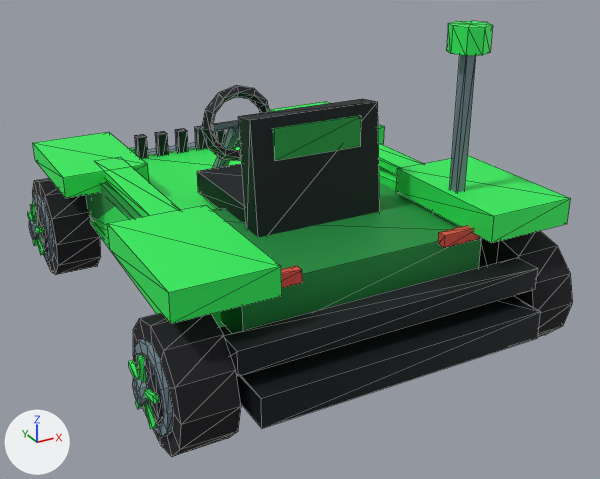
One commit to the glTF model DLC/MarsAttacks/assets/kart/mars-attacks/byron-mars/kart.glb: the scene before it, then after it.
Rendered twice from a 50 mm lens placed at (-2.03, -4.05, 2.37), pointed at (0.1, -0.18, 0.44). Arrows for +X, +Y and +Z are at lower left; the lights stay in place. The first picture is the older version. Mesh edges are drawn as thin lines. Where no turn or scale is listed for an object, it has been applied to the vertices. Vertices at exactly the same position are counted once.

Objects in the first picture: 'chassis', 'wheel-front-left', 'wheel-rear-left', 'wheel-rear-right'.
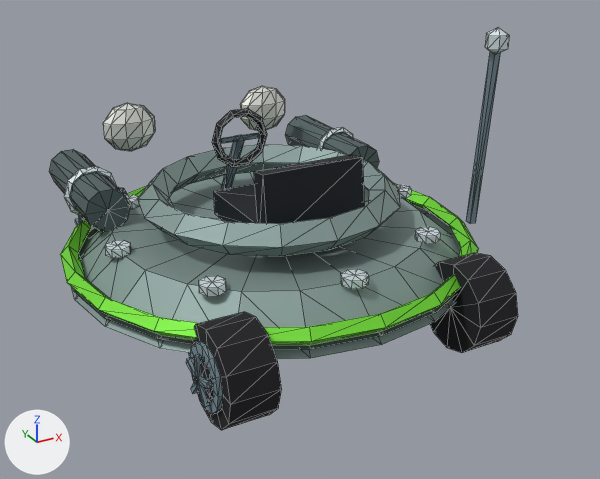
The change, as a diff of the scene's bpy script:
```diff
--- a/DLC/MarsAttacks/assets/kart/mars-attacks/byron-mars/kart.glb.py
+++ b/DLC/MarsAttacks/assets/kart/mars-attacks/byron-mars/kart.glb.py
@@ me_wheel_front_left @@
-me_wheel_front_left.from_pydata(...)  # 132 vertices, 228 faces; spans x -0.221..0.135, y -0.31..0.31, z -0.31..0.31
+me_wheel_front_left.from_pydata(...)  # 113 vertices, 196 faces; spans x -0.182..0.125, y -0.25..0.25, z -0.25..0.25
+# me_wheel_front_left part 1: the loose piece of 26 vertices spanning x -0.135..0.135, y -0.31..0.31, z -0.31..0.31 is rebuilt with 51 vertices and now spans x -0.149..0.125, y -0.25..0.25, z -0.25..0.25
+# me_wheel_front_left part 2: 106 vertices removed from x -0.221..-0.134, y -0.217..0.217, z -0.217..0.217; 32 vertices added at x -0.182..-0.158, y -0.124..0.124, z -0.11..0.053
+# other edits to the shape of me_wheel_front_left do not show in these pictures
 me_wheel_front_left.materials.append(mat_wheel_vertex_colours)
@@ me_wheel_rear_left @@
-me_wheel_rear_left.from_pydata(...)  # 132 vertices, 228 faces; spans x -0.221..0.135, y -0.31..0.31, z -0.31..0.31
+me_wheel_rear_left.from_pydata(...)  # 113 vertices, 196 faces; spans x -0.182..0.125, y -0.25..0.25, z -0.25..0.25
+# me_wheel_rear_left part 3: a new loose piece, a 10-sided cylinder along x spanning x -0.165..-0.14, y -0.107..0.107, z -0.112..0.113, in mat_wheel_vertex_colours
+# me_wheel_rear_left part 4: a new loose piece, a box spanning x -0.182..-0.158, y -0.015..0.015, z 0.0..0.125, in mat_wheel_vertex_colours
+# me_wheel_rear_left part 5: the loose piece of 26 vertices spanning x -0.135..0.135, y -0.31..0.31, z -0.31..0.31 is rebuilt with 51 vertices and now spans x -0.149..0.125, y -0.25..0.25, z -0.25..0.25
+# me_wheel_rear_left part 6: 106 vertices removed from x -0.221..-0.134, y -0.217..0.217, z -0.217..0.217; 32 vertices added at x -0.182..-0.158, y -0.124..0.124, z -0.11..0.053
 me_wheel_rear_left.materials.append(mat_wheel_vertex_colours)
@@ me_wheel_rear_right @@
-me_wheel_rear_right.from_pydata(...)  # 132 vertices, 228 faces; spans x -0.135..0.221, y -0.31..0.31, z -0.31..0.31
+me_wheel_rear_right.from_pydata(...)  # 113 vertices, 196 faces; spans x -0.125..0.182, y -0.25..0.25, z -0.25..0.25
+# me_wheel_rear_right part 7: the loose piece of 26 vertices spanning x -0.135..0.135, y -0.31..0.31, z -0.31..0.31 is rebuilt with 51 vertices and now spans x -0.125..0.149, y -0.25..0.25, z -0.25..0.25
+# other edits to the shape of me_wheel_rear_right do not show in these pictures
 me_wheel_rear_right.materials.append(mat_wheel_vertex_colours)
@@ ob_chassis @@
-ob_chassis = bpy.data.objects.new('chassis', me_chassis)
@@ ob_wheel_front_left @@
 ob_wheel_front_left = bpy.data.objects.new('wheel-front-left', me_wheel_front_left)
-ob_wheel_front_left.location = (-0.96, 1.03, 0.31)
+ob_wheel_front_left.location = (-0.7, 0.98, 0.25)
@@ ob_wheel_rear_left @@
 ob_wheel_rear_left = bpy.data.objects.new('wheel-rear-left', me_wheel_rear_left)
-ob_wheel_rear_left.location = (-0.96, -1.03, 0.31)
+ob_wheel_rear_left.location = (-0.7, -0.98, 0.25)
@@ ob_wheel_rear_right @@
 ob_wheel_rear_right = bpy.data.objects.new('wheel-rear-right', me_wheel_rear_right)
-ob_wheel_rear_right.location = (0.96, -1.03, 0.31)
+ob_wheel_rear_right.location = (0.7, -0.98, 0.25)
@@ ob_identity_saucer_motif_eyes @@
+ob_identity_saucer_motif_eyes = bpy.data.objects.new('identity-saucer-motif-eyes', me_identity_saucer_motif_eyes)  # an icosphere of 80 faces spanning x -0.651..-0.309, y 0.96..1.14, z 0.72..1.04; a UV sphere (8 segments, 4 rings, poles along z) spanning x -0.545..-0.415, y 1.105..1.175, z 0.795..0.965; an icosphere of 80 faces spanning x 0.309..0.651, y 0.96..1.14, z 0.72..1.04; a UV sphere (8 segments, 4 rings, poles along z) spanning x 0.415..0.545, y 1.105..1.175, z 0.795..0.965
+ob_identity_saucer_motif_eyes.location = (0.0, 0.0, 0.0)
@@ ob_identity_saucer_motif_plasma @@
+ob_identity_saucer_motif_plasma = bpy.data.objects.new('identity-saucer-motif-plasma', me_identity_saucer_motif_plasma)  # 160 vertices, 304 faces; spans x -1.02..1.02, y 0.34..1.23, z 0.46..0.78
+ob_identity_saucer_motif_plasma.location = (0.0, 0.0, 0.0)
@@ ob_identity_saucer_motif_antenna @@
+ob_identity_saucer_motif_antenna = bpy.data.objects.new('identity-saucer-motif-antenna', me_identity_saucer_motif_antenna)  # 22 vertices, 36 faces; spans x 0.654..0.766, y -1.049..-0.913, z 0.699..1.715
+ob_identity_saucer_motif_antenna.location = (0.0, 0.0, 0.0)
@@ ob_identity_saucer_driver_cockpit @@
+ob_identity_saucer_driver_cockpit = bpy.data.objects.new('identity-saucer-driver-cockpit', me_identity_saucer_driver_cockpit)  # 80 vertices, 140 faces; spans x -0.3..0.3, y -0.557..0.679, z 0.459..1.086
+ob_identity_saucer_driver_cockpit.location = (0.0, 0.0, 0.0)
@@ ob_identity_saucer_saucer_double_rim @@
+ob_identity_saucer_saucer_double_rim = bpy.data.objects.new('identity-saucer-saucer-double-rim', me_identity_saucer_saucer_double_rim)  # 388 vertices, 704 faces; spans x -1.21..1.21, y -1.21..1.21, z 0.22..0.77
+ob_identity_saucer_saucer_double_rim.location = (0.0, 0.0, 0.0)
```

Where the change shows, as pixel boxes (x1, y1, x2, y2) in the pictures (600 x 479 px):
'chassis', deleted: before (33, 21, 571, 428)
'identity-saucer-saucer-double-rim', added: after (60, 145, 479, 359)
'wheel-rear-left', reshaped, moved (15% narrower, 17% shorter): before (129, 313, 241, 456); after (186, 312, 281, 430)
'wheel-rear-right', reshaped, moved: before (479, 231, 573, 337); after (430, 253, 518, 353)
'identity-saucer-driver-cockpit', added: after (212, 108, 365, 224)
'identity-saucer-motif-plasma', added: after (49, 115, 379, 232)
'wheel-front-left', reshaped, moved (mostly hidden afterwards): before (28, 178, 101, 275); after (75, 188, 127, 225)
'identity-saucer-motif-eyes', added: after (103, 86, 285, 151)
'identity-saucer-motif-antenna', added: after (466, 27, 509, 224)
part 1 of me_wheel_front_left, rebuilt (mostly hidden afterwards): before (32, 178, 101, 275); after (118, 188, 127, 195)
part 2 of me_wheel_front_left, cut back (mostly hidden afterwards): before (28, 195, 54, 261); after (75, 219, 79, 225)
part 3 of me_wheel_rear_left, added: after (192, 356, 213, 402)
part 4 of me_wheel_rear_left, added: after (194, 354, 202, 381)
part 5 of me_wheel_rear_left, rebuilt (14% narrower, 17% shorter): before (133, 313, 241, 456); after (188, 312, 281, 430)
part 6 of me_wheel_rear_left, cut back: before (129, 339, 173, 437); after (186, 357, 212, 407)
